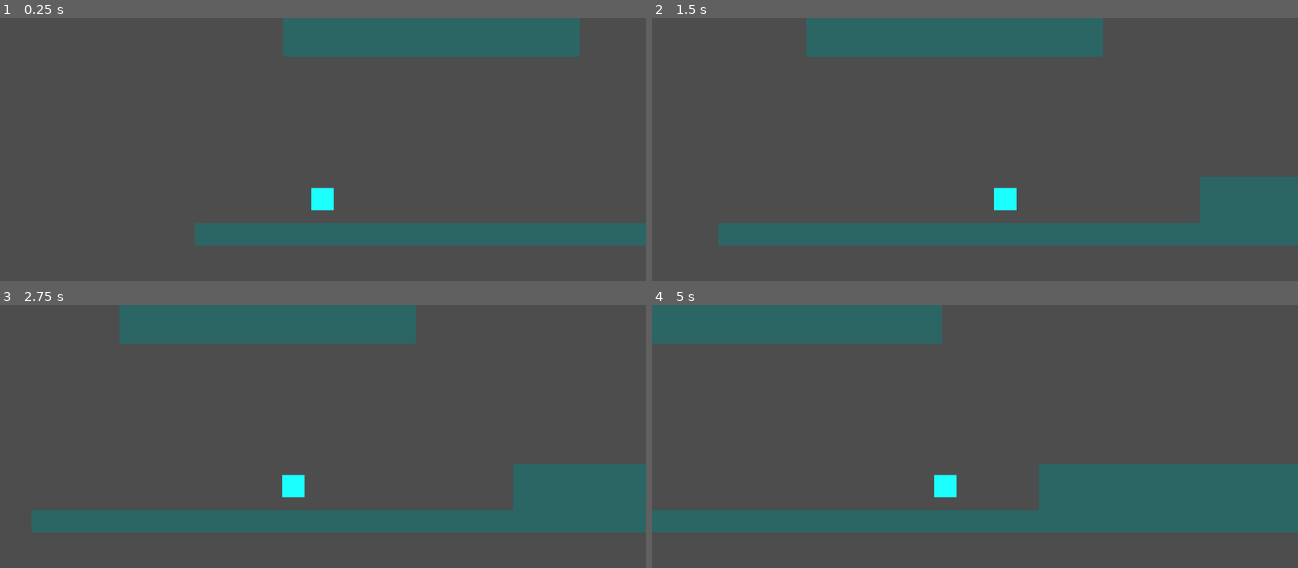
Above: before the commit, frames 1-4 (two rows, left to right).
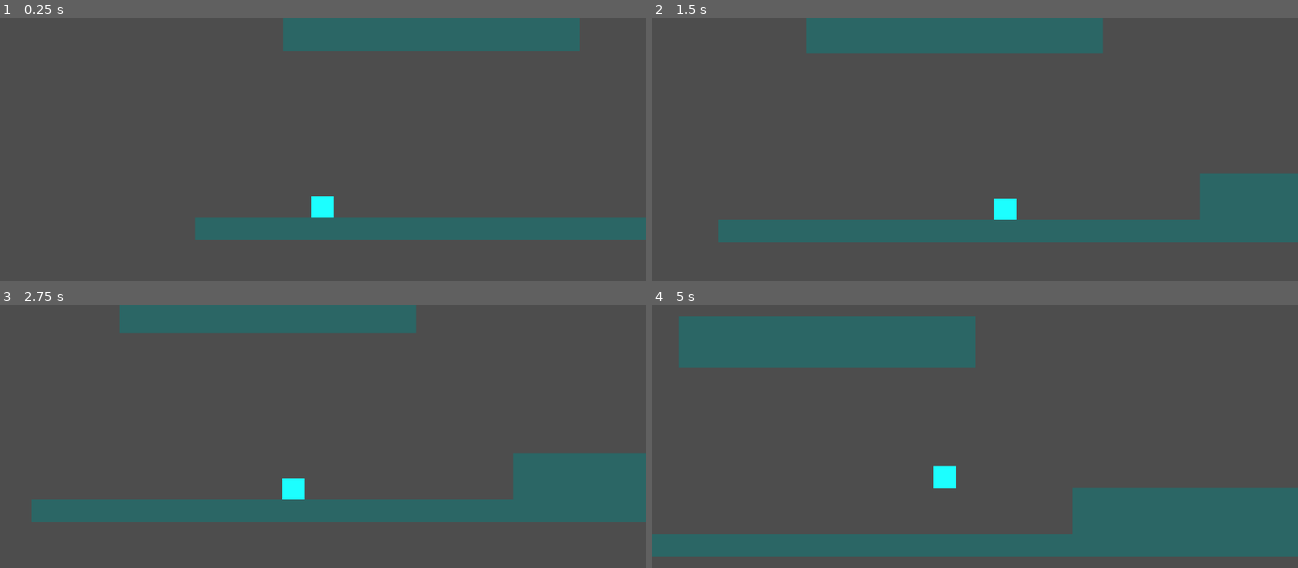
Above: after the commit, the same moments.

Repository: rhit-spiecee/WildAviaryStudios
Game: Godot game, scene res://node_2d.tscn
The game is run twice, just before and just after one commit, with the same random seed, the same clock (stepped at 60 frames per second) and the same inputs.
Inputs:
- Up to frame 1 (0.25 s): no input
- Up to frame 2 (1.5 s): tap Enter (ui_accept) at 0.5, 0.77 s; hold Right (ui_right) from 0.53 s (still down)
- Up to frame 3 (2.75 s): tap Enter (ui_accept) at 1.52 s; release Right (ui_right) at 2.03 s; hold Left (ui_left) from 2.03 s (still down)
- Up to frame 4 (5 s): release Left (ui_left) at 2.78 s; hold Right (ui_right) 2.78-4.28 s; tap Enter (ui_accept) at 3.02, 3.77, 4.52 s; hold Left (ui_left) from 4.28 s (still down)

The runs differ from the first frame. In frame 1, 4.0% of the frame differs, in the area x 30-100%, y 12-87%; in frame 2, 3.0%; in frame 3, 9.5%; in frame 4, 26%, in the area x 0-100%, y 0-96%.

Commit message:
Collision Working for Calypso, Floor1, and Floor2

Diff:
--- a/wild-aviary-studios/calypso_2.gd
+++ b/wild-aviary-studios/calypso_2.gd
@@ -7,8 +7,8 @@
 
 func _physics_process(delta: float) -> void:
 	## Add the gravity.
-	#if not is_on_floor():
-		#velocity += get_gravity() * delta
+	if not is_on_floor():
+		velocity += get_gravity() * delta
 
 	# Handle jump.
 	if Input.is_action_just_pressed("ui_accept") and is_on_floor():
--- a/wild-aviary-studios/node_2d.tscn
+++ b/wild-aviary-studios/node_2d.tscn
@@ -1,15 +1,20 @@
 [gd_scene format=3 uid="uid://dhuthkhcg4wm4"]
 
 [ext_resource type="Script" uid="uid://bqojxtf4bbbb0" path="res://calypso_2.gd" id="1_wtcfe"]
+
+[sub_resource type="RectangleShape2D" id="RectangleShape2D_wtcfe"]
+size = Vector2(37, 36)
+
+[sub_resource type="RectangleShape2D" id="RectangleShape2D_0e48y"]
+size = Vector2(10497, 40)
+
+[sub_resource type="RectangleShape2D" id="RectangleShape2D_epypp"]
+size = Vector2(529, 83)
 
 [node name="Node2D" type="Node2D" unique_id=80878556]
 
 [node name="Calypso2" type="CharacterBody2D" parent="." unique_id=1342976764]
 script = ExtResource("1_wtcfe")
-
-[node name="Camera2D" type="Camera2D" parent="Calypso2" unique_id=234483877]
-position = Vector2(1512, 65)
-position_smoothing_enabled = true
 
 [node name="Calypso" type="ColorRect" parent="Calypso2" unique_id=537163826]
 offset_left = 1491.0
@@ -18,7 +23,13 @@
 offset_bottom = 85.0
 color = Color(0.10980392, 1, 1, 1)
 
+[node name="Camera2D" type="Camera2D" parent="Calypso2" unique_id=234483877]
+position = Vector2(1512, 65)
+position_smoothing_enabled = true
+
 [node name="CollisionShape2D" type="CollisionShape2D" parent="Calypso2" unique_id=1075848049]
+position = Vector2(1510.5, 65)
+shape = SubResource("RectangleShape2D_wtcfe")
 
 [node name="Spikes_1" type="Polygon2D" parent="." unique_id=296077714]
 position = Vector2(8990, 117)
@@ -46,13 +57,6 @@
 color = Color(0, 0.9647059, 0, 1)
 polygon = PackedVector2Array(635, -61, 635, -61, 773, -47, 795, 47, 738, 113, 622, 115, 548, 65)
 
-[node name="Floor_1" type="ColorRect" parent="." unique_id=250358777]
-offset_left = 1284.0
-offset_top = 108.0
-offset_right = 11781.0
-offset_bottom = 148.0
-color = Color(0.16862746, 0.4, 0.39607844, 1)
-
 [node name="Slash_Attack" type="Polygon2D" parent="." unique_id=1372779396]
 position = Vector2(-1471, 78)
 polygon = PackedVector2Array(1558, 41, 1619, 57, 1563, 85, 1598, 61)
@@ -61,13 +65,6 @@
 position = Vector2(-1338, 89)
 color = Color(1, 0.22745098, 0.3254902, 1)
 polygon = PackedVector2Array(1651, 31, 1602, 32, 1601, 38, 1594, 26, 1605, 19, 1603, 24)
-
-[node name="Floor_2" type="ColorRect" parent="." unique_id=1824575031]
-offset_left = 2143.0
-offset_top = 25.0
-offset_right = 2672.0
-offset_bottom = 117.0
-color = Color(0.16862746, 0.4, 0.39607844, 1)
 
 [node name="Floor_3" type="ColorRect" parent="." unique_id=1020811222]
 offset_left = 6894.0
@@ -149,3 +146,29 @@
 position = Vector2(5662, -496)
 color = Color(1, 0.29803923, 1, 1)
 polygon = PackedVector2Array(-341, -169, -418, -208, -359, -263, -242, -264, -204, -218, -247, -164)
+
+[node name="StaticBodyFloor1" type="StaticBody2D" parent="." unique_id=1734973019]
+
+[node name="Floor_1" type="ColorRect" parent="StaticBodyFloor1" unique_id=250358777]
+offset_left = 1284.0
+offset_top = 108.0
+offset_right = 11781.0
+offset_bottom = 148.0
+color = Color(0.16862746, 0.4, 0.39607844, 1)
+
+[node name="CollisionShape2D" type="CollisionShape2D" parent="StaticBodyFloor1" unique_id=894224618]
+position = Vector2(6532.5, 128)
+shape = SubResource("RectangleShape2D_0e48y")
+
+[node name="StaticBodyFloor2" type="StaticBody2D" parent="." unique_id=77894337]
+
+[node name="Floor_2" type="ColorRect" parent="StaticBodyFloor2" unique_id=1824575031]
+offset_left = 2143.0
+offset_top = 25.0
+offset_right = 2672.0
+offset_bottom = 117.0
+color = Color(0.16862746, 0.4, 0.39607844, 1)
+
+[node name="CollisionShape2D" type="CollisionShape2D" parent="StaticBodyFloor2" unique_id=464887262]
+position = Vector2(2407.5, 66.5)
+shape = SubResource("RectangleShape2D_epypp")
